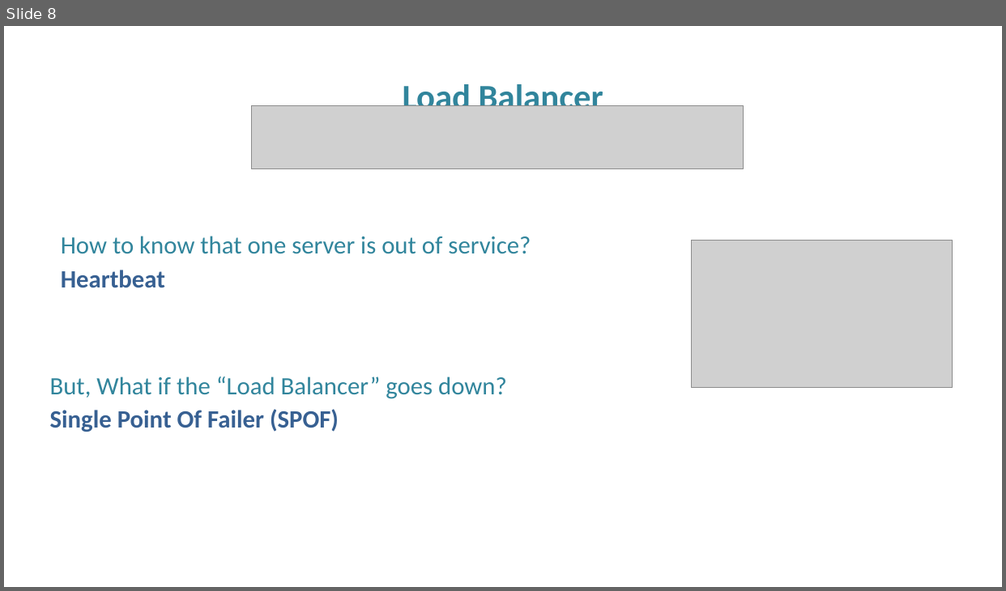
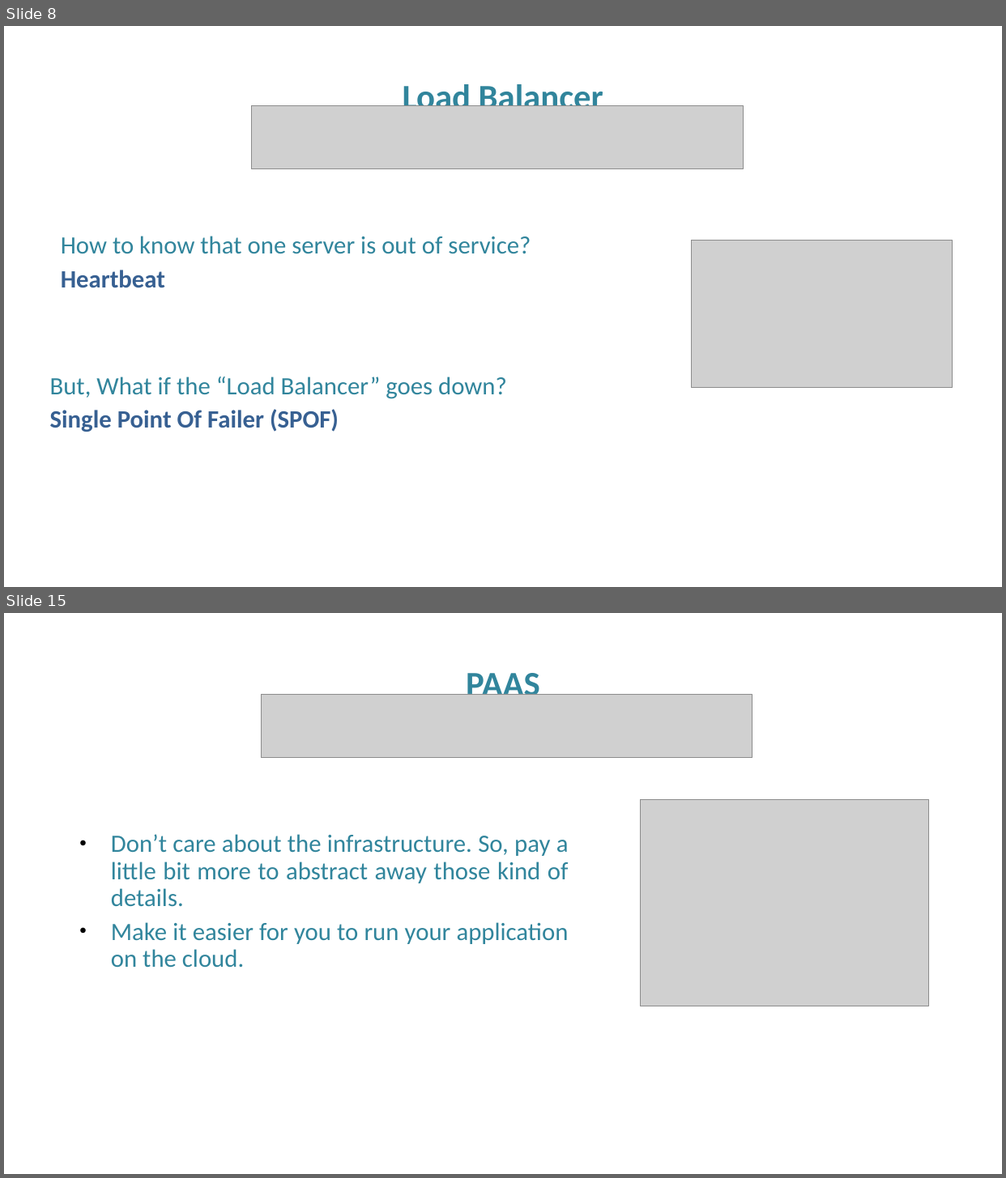
Before and after one commit to FITE-5thYear/InformationSystems, a slide deck: scaling in the cloud.pptx. Shown one above the other, each under a label of ours: slide 8 before the commit, slides 8 and 15 after it; the slides between them are not shown. The pictures are 1006x591 and 1006x1178 pixels, drawn with LibreOffice and Linux fonts; fonts in the diff are those of the drawing; grey boxes stand for pictures; background and template pictures are left out. Boxes give left, top, right and bottom in pixels: in the first picture for what was removed or moved away, otherwise in the second. Text is boxed around its words. In the diff, an @@ line names an element or a change of style, - is before the commit and + after.

```diff
--- a/scaling in the cloud.pptx
+++ b/scaling in the cloud.pptx
@@ slide 15 added at (4, 613, 1002, 1174), background picture (left out) @@
@@ text added at (466, 667, 540, 695), 50 pt, text #31859C, bold @@
+PAAS
@@ picture added at (261, 694, 752, 758) @@
@@ picture added at (641, 799, 929, 1006) @@
@@ text added at (111, 834, 569, 968), 36 pt, text #31859C @@
+• Don’t care about the infrastructure. So, pay a little bit more to abstract away those kind of details.
+• Make it easier for you to run your application on the cloud.
```
Also in this commit, not shown: 1 slide changed, 9 other slides added, 1 other file.
